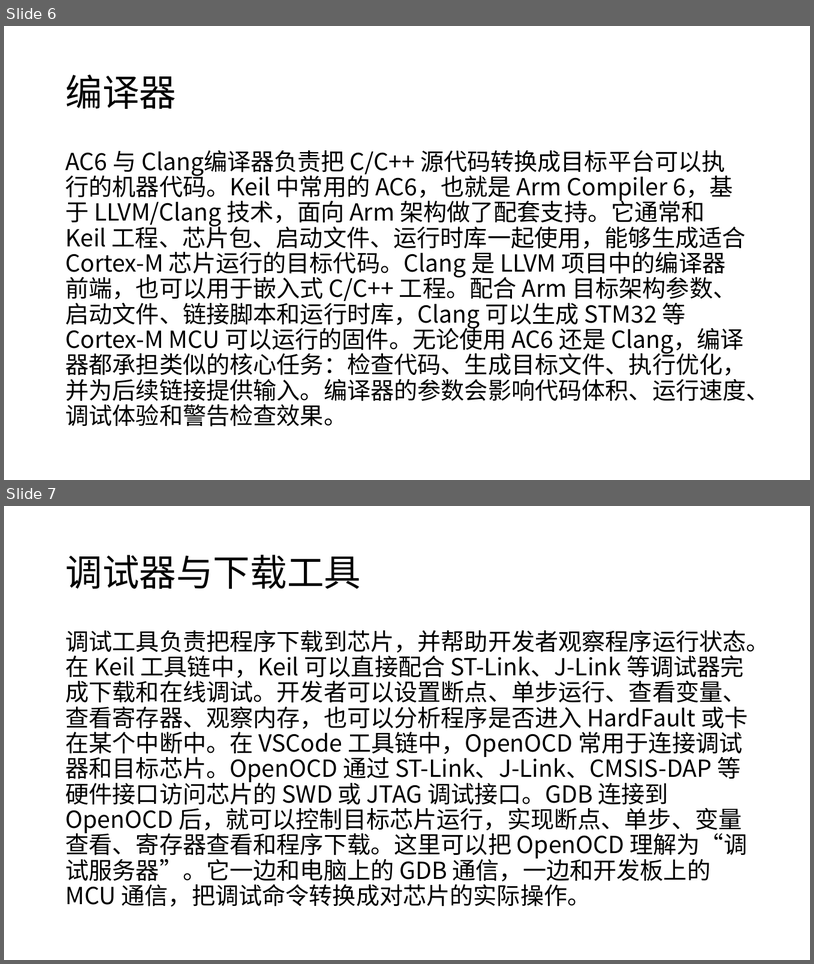
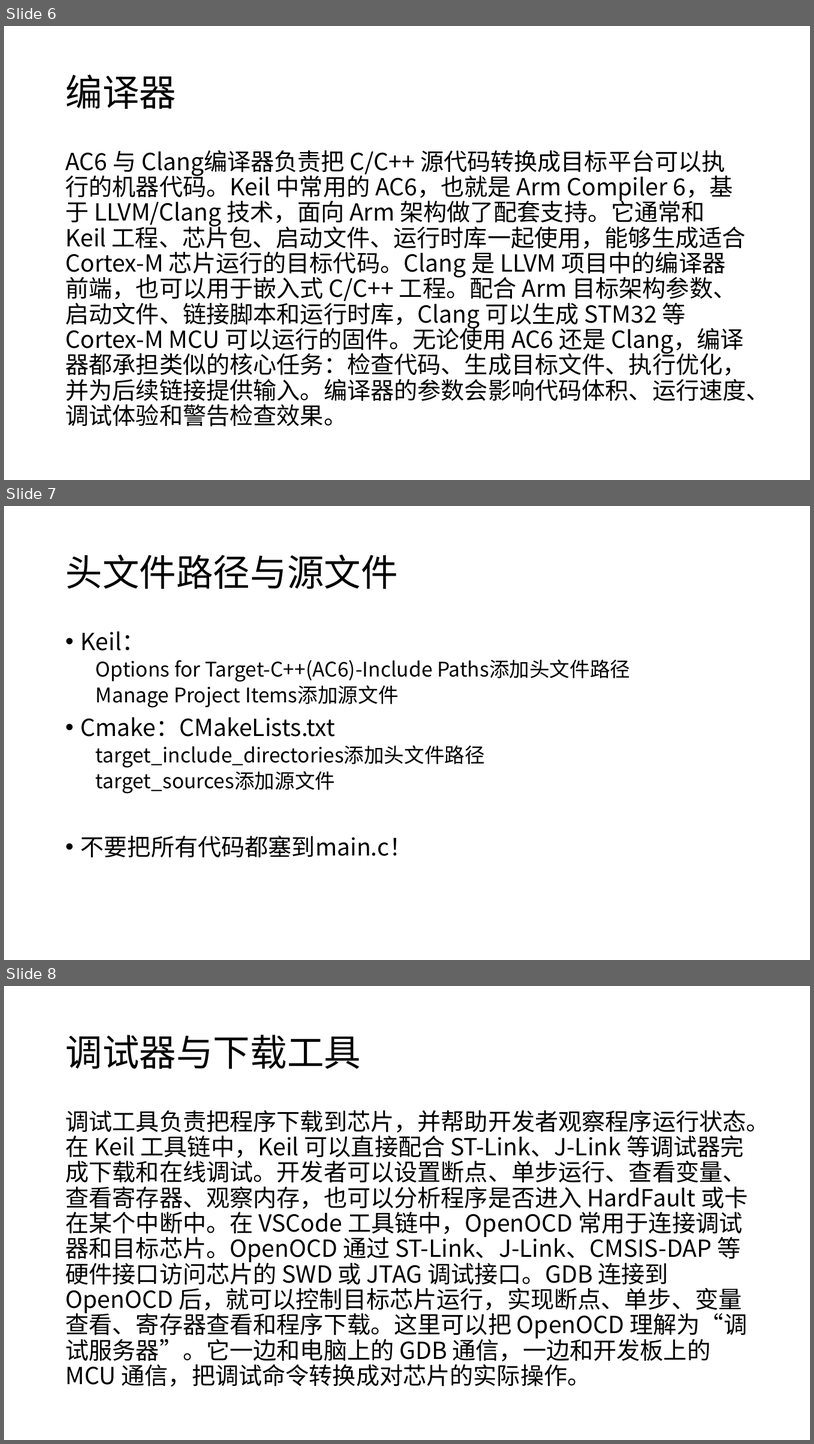
Before and after one commit to JLU-Robomaster-Embedded/embedded_tutorial, a slide deck: 2_STM32基本功能.pptx. Shown one above the other, each under a label of ours: slides 6 and 7 before the commit, slides 6, 7 and 8 after it. The pictures are 814x964 and 814x1444 pixels, drawn with LibreOffice and Linux fonts; fonts in the diff are those of the drawing. Boxes give left, top, right and bottom in pixels: in the first picture for what was removed or moved away, otherwise in the second. Text is boxed around its words. In the diff, an @@ line names an element or a change of style, - is before the commit and + after.

```diff
--- a/2_STM32基本功能.pptx
+++ b/2_STM32基本功能.pptx
@@ slide 7 added at (4, 506, 810, 960), background #FFFFFF @@
@@ title added at (65, 555, 398, 589), 44 pt, text #000000 @@
+头文件路径与源文件
@@ text added at (81, 631, 630, 857), 24 pt, text #000000 @@
+• Keil：
+  Options for Target-C++(AC6)-Include Paths添加头文件路径
+  Manage Project Items添加源文件
+• Cmake：CMakeLists.txt
+  target_include_directories添加头文件路径
+  target_sources添加源文件
+• 不要把所有代码都塞到main.c！
@@ what was slide 7 is now slide 8 @@
```
Also in this commit, not shown: 2 slides changed, 14 other slides added.
